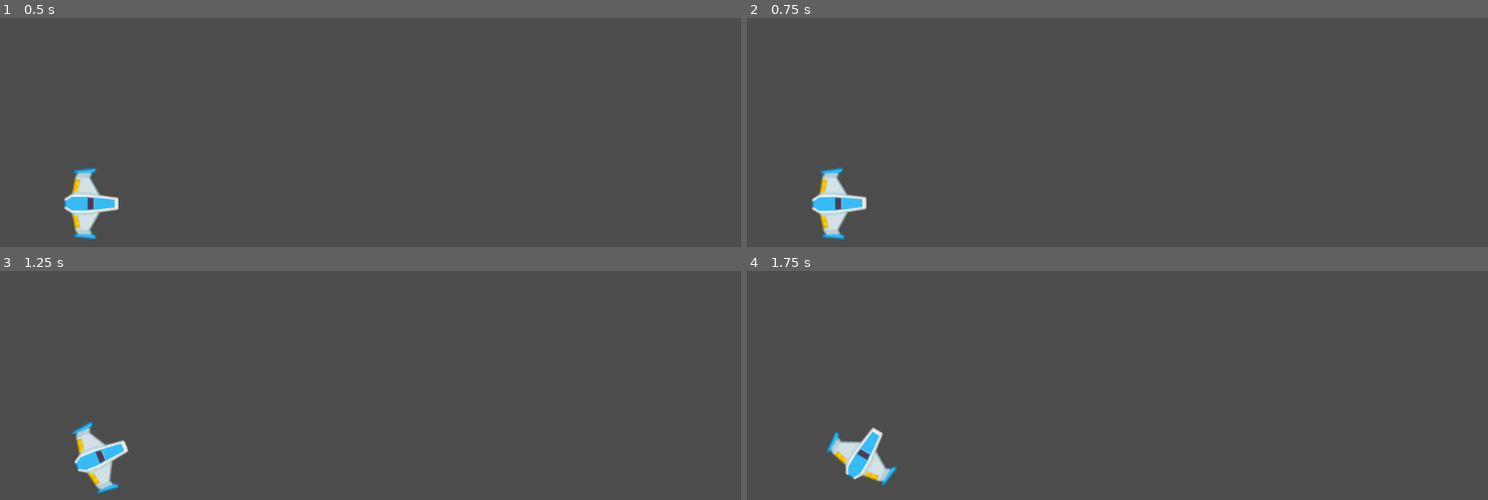
Above: before the commit, frames 1-4 (two rows, left to right).
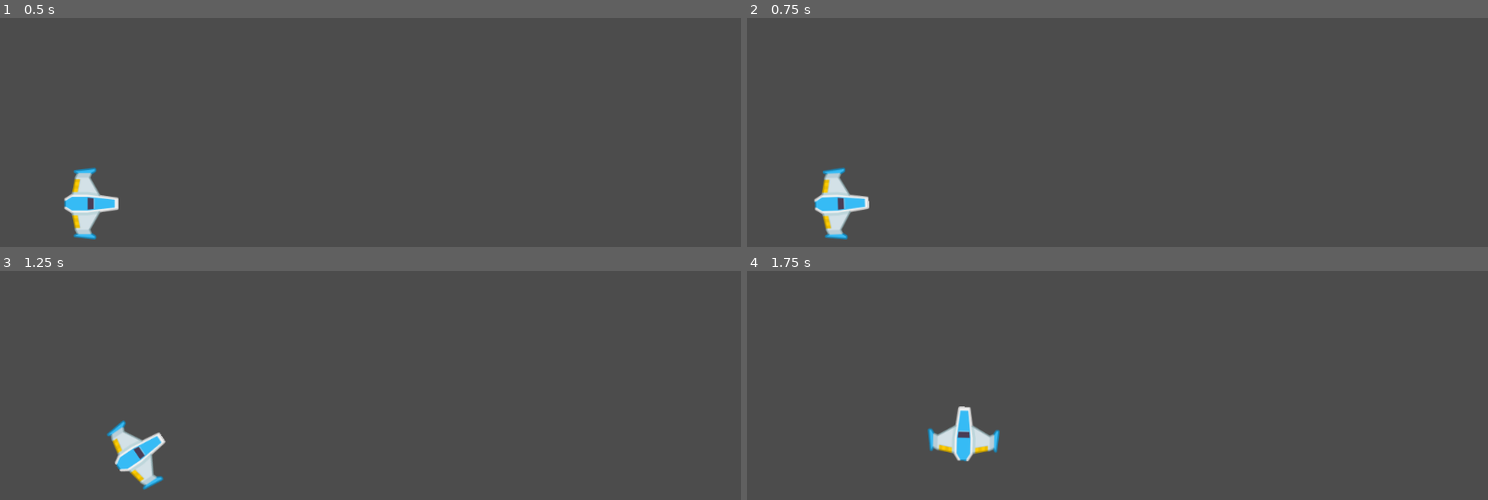
Above: after the commit, the same moments.

Repository: cgrooves/azteroids
Game: Godot game, scene res://scenes/MainGame.tscn
Two runs of this game, one before a commit and one after it. Both use one fixed random seed, a clock stepped at 60 frames per second and the inputs below.
Inputs:
- Up to frame 1 (0.5 s): no input
- Up to frame 2 (0.75 s): tap Enter at 0.5 s; hold Up (booster_forward) from 0.53 s (still down); hold Left (booster_port) from 0.53 s (still down)
- Up to frame 3 (1.25 s): keep holding Up (booster_forward); keep holding Left (booster_port)
- Up to frame 4 (1.75 s): release Up (booster_forward) at 1.28 s; release Left (booster_port) at 1.28 s; tap Right (booster_stbd) at 1.35 s

Frame 1 is identical in both runs. In frame 2, 0.6% of the frame differs, in the area x 8-17%, y 65-97%; in frame 3, 2.2%; in frame 4, 2.3%, in the area x 10-35%, y 59-94%.

Commit message:
Add screen teleport function

Diff:
--- a/scenes/Character.gd
+++ b/scenes/Character.gd
@@ -7,10 +7,11 @@
 # Member variables
 var rotation_direction = 0.0
 var thrust = Vector2(0,0)
+var screensize = Vector2(0,0)
 
 # Called when the node enters the scene tree for the first time.
 func _ready():
-	pass
+	screensize = get_viewport_rect().size
 
 # Called every frame. 'delta' is the elapsed time since the previous frame.
 func _process(delta):
@@ -32,7 +33,23 @@
 	if Input.is_action_pressed("booster_stbd"):
 		rotation_direction += 1
 
-
-func _physics_process(delta):
+##
+# Move the character
+func _integrate_forces(state):
 	add_central_force(thrust.rotated(self.rotation))
 	add_torque(rotation_direction * torque_mag)
+
+	# Screen Teleport
+	var transform_origin = state.transform.get_origin()
+
+	if transform_origin.x > screensize.x:
+		transform_origin.x = 0.0
+	elif transform_origin.x < 0.0:
+		transform_origin.x = screensize.x
+
+	if transform_origin.y > screensize.y:
+		transform_origin.y = 0.0
+	elif transform_origin.y < 0.0:
+		transform_origin.y = screensize.y
+
+	state.transform.origin = transform_origin
--- a/scenes/Character.tscn
+++ b/scenes/Character.tscn
@@ -10,8 +10,8 @@
 linear_damp = 50.0
 angular_damp = 30.0
 script = ExtResource( 2 )
-thrust_mag = 50
-torque_mag = 1000
+thrust_mag = 250
+torque_mag = 1500
 
 [node name="CollisionShape2D" type="CollisionShape2D" parent="."]
 shape = SubResource( 1 )
